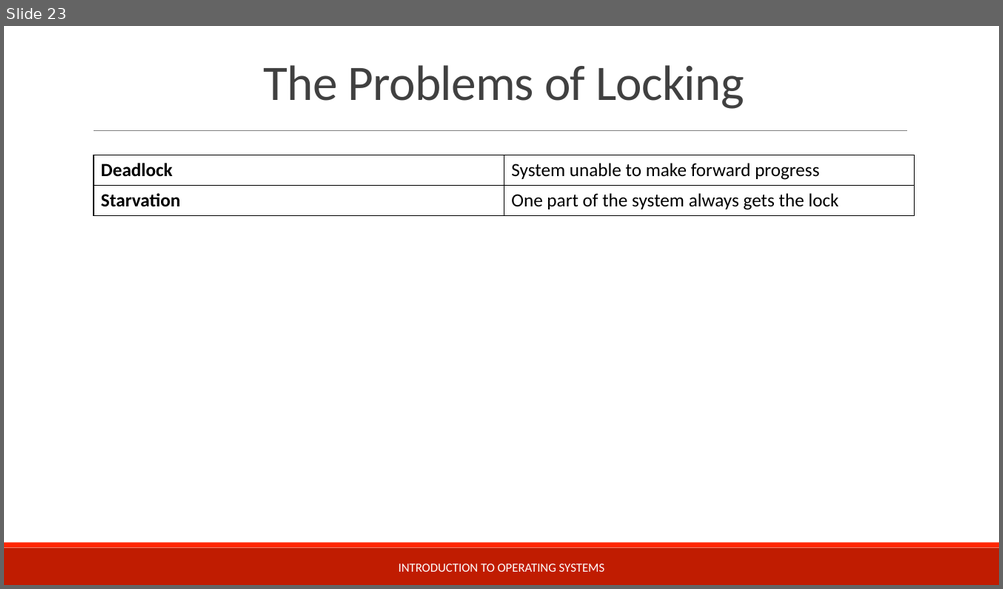
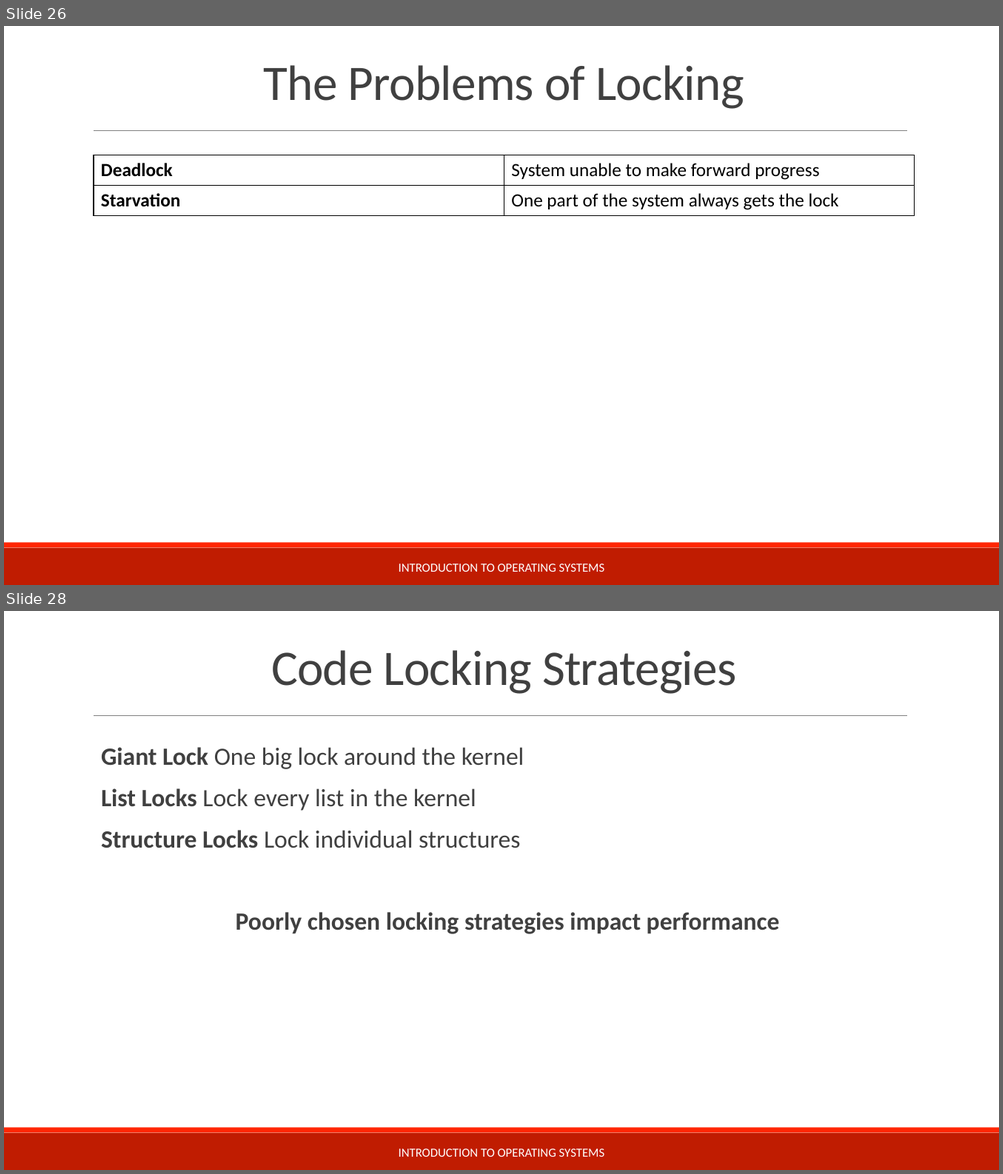
Before and after one commit to teachbsd/course, a slide deck: undergraduate/lectures/processes.pptx. Shown one above the other, each under a label of ours: slide 23 before the commit, slides 26 and 28 after it; the slides between them are not shown. The pictures are 1003x589 and 1003x1174 pixels, drawn with LibreOffice and Linux fonts; fonts in the diff are those of the drawing; background and template pictures are left out. Boxes give left, top, right and bottom in pixels: in the first picture for what was removed or moved away, otherwise in the second. Text is boxed around its words. In the diff, an @@ line names an element or a change of style, - is before the commit and + after.

```diff
--- a/undergraduate/lectures/processes.pptx
+++ b/undergraduate/lectures/processes.pptx
@@ slide 28 added at [4,611,999,1170], background #FFFFFF; not listed: 3 template elements that a slide beside it also shows @@
@@ title added at [271,650,737,694], 48 pt, text #404040 @@
+Code Locking Strategies
@@ text added at [101,747,780,934], 24 pt, text #404040, bold @@
+  Giant Lock One big lock around the kernel
+  List Locks Lock every list in the kernel
+  Structure Locks Lock individual structures
+  Poorly chosen locking strategies impact performance
@@ text added at [398,1149,605,1157], 12 pt, text #FFFFFF @@
+INTRODUCTION TO OPERATING SYSTEMS
@@ what was slide 23 is now slide 26 @@
```
Also in this commit, not shown: 4 slides changed, 8 other slides added.
